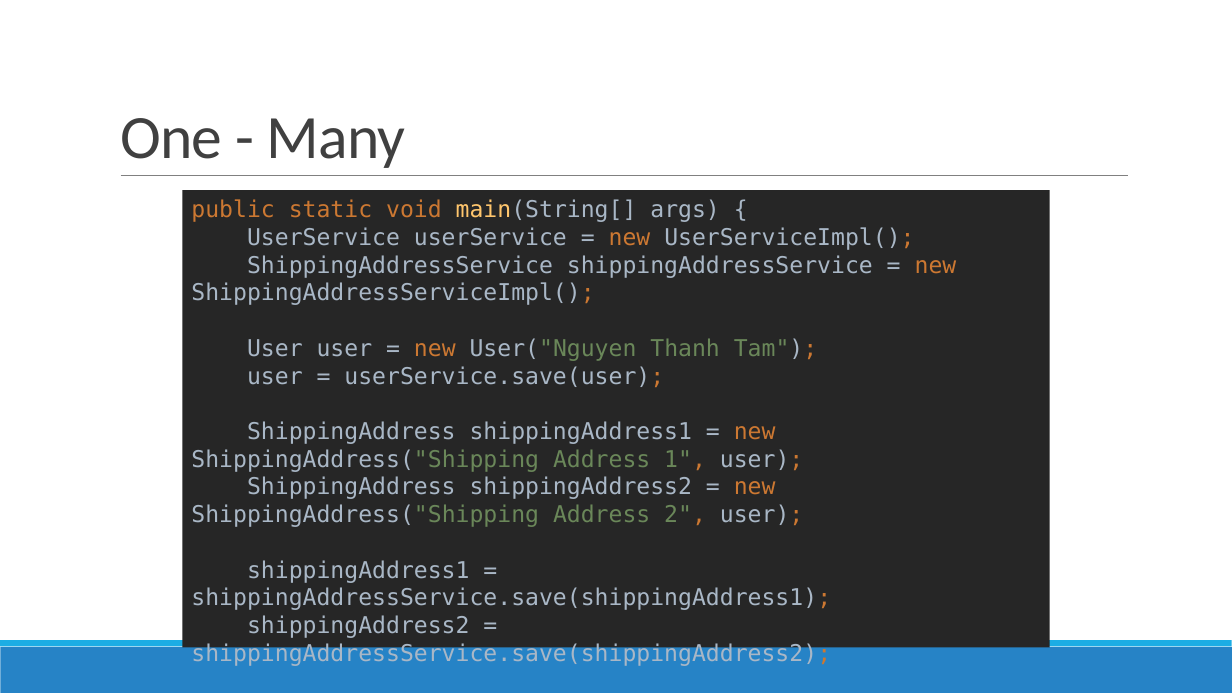
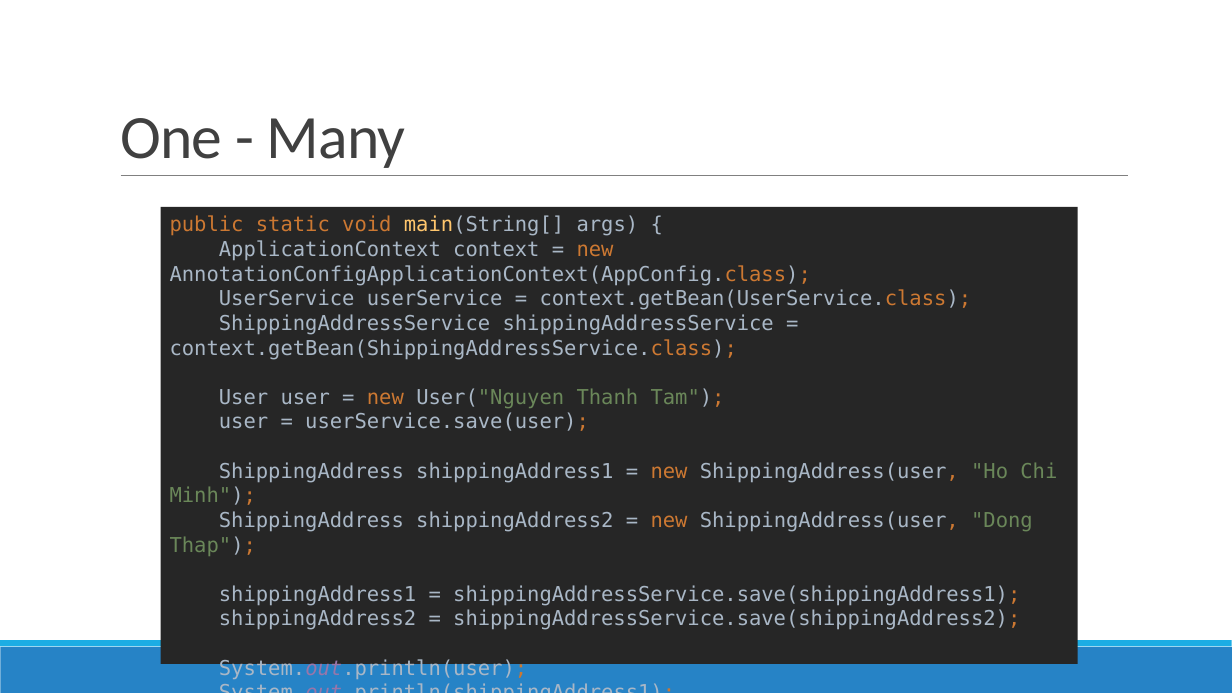
Before and after one commit to nguyenthanhtam1102/trainee-dev-vti-public, a slide deck: slide 61 of Tuần 6 - Java/Advanced Java.pptx (slide 37 before the commit). Drawn at 1232x693 pixels with LibreOffice and Linux fonts; fonts in the diff are those of the drawing. Boxes give left, top, right and bottom in pixels: in the first picture for what was removed or moved away, otherwise in the second. Text is boxed around its words. In the diff, an @@ line names an element or a change of style, - is before the commit and + after.

```diff
--- a/Tuần 6 - Java/Advanced Java.pptx
+++ b/Tuần 6 - Java/Advanced Java.pptx
@@ rectangle "public static void main(String[] args) ...": place and size @@
-rectangle "public static void main(String[] args) ..." at <box>182,190,1050,648</box>
+rectangle "public static void main(String[] args) ..." at <box>161,207,1078,665</box>
@@ text in rectangle at <box>170,215,1057,679</box>: text changed; size 18 to 16 pt @@
-public static void main(String[] args) {
-UserService userService = new UserServiceImpl();
-ShippingAddressService shippingAddressService = new ShippingAddressServiceImpl();
-User user = new User("Nguyen Thanh Tam");
-user = userService.save(user);
-ShippingAddress shippingAddress1 = new ShippingAddress("Shipping Address 1", user);
-ShippingAddress shippingAddress2 = new ShippingAddress("Shipping Address 2", user);
-shippingAddress1 = shippingAddressService.save(shippingAddress1);
-shippingAddress2 = shippingAddressService.save(shippingAddress2);
-System.out.println(shippingAddress1);
-System.out.println(shippingAddress2);
-}
+public static void main(String[] args) {
+ApplicationContext context = new AnnotationConfigApplicationContext(AppConfig.class);
+UserService userService = context.getBean(UserService.class);
+ShippingAddressService shippingAddressService = context.getBean(ShippingAddressService.class);
+User user = new User("Nguyen Thanh Tam");
+user = userService.save(user);
+ShippingAddress shippingAddress1 = new ShippingAddress(user, "Ho Chi Minh");
+ShippingAddress shippingAddress2 = new ShippingAddress(user, "Dong Thap");
+shippingAddress1 = shippingAddressService.save(shippingAddress1);
+shippingAddress2 = shippingAddressService.save(shippingAddress2);
+System.out.println(user);
+System.out.println(shippingAddress1);
+System.out.println(shippingAddress2);
+}
```
Also in this commit, not shown: 52 other slides changed, 39 slides added, 12 slides removed.
